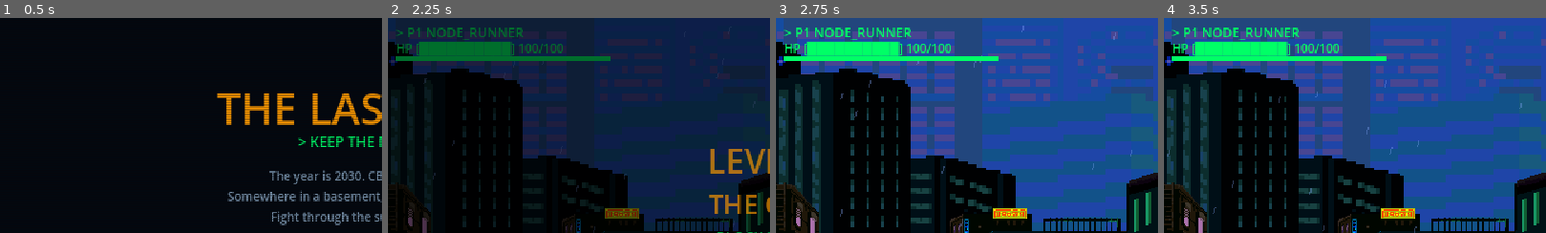
Above: before the commit, frames 1-4 (left to right).
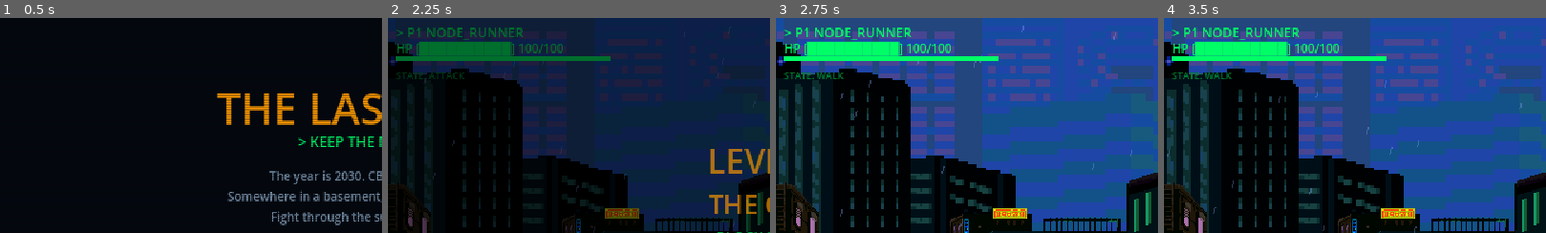
Above: after the commit, the same moments.

Repository: satsdisco/the-last-node-godot
Game: Godot game, scene res://scenes/ui/title_screen.tscn
Two runs of this game, one before a commit and one after it. Both use one fixed random seed, a clock stepped at 60 frames per second and the inputs below.
Inputs (mouse positions are % of the whole screen's width and height, from its top left):
- Up to frame 1 (0.5 s): no input
- Up to frame 2 (2.25 s): tap Enter at 0.5 s; move the mouse to (72, 45) at 0.52 s; hold D (move_right) 0.53-1.28 s; tap Z (attack) at 0.6, 1.55, 2.1 s; click (72, 45) at 0.67 s; tap C (jump) at 0.77, 1.52 s; tap V (grab) at 0.8, 1.35 s; move the mouse to (30, 55) at 1.27 s; hold S (move_down) 1.28-2.03 s; move the mouse to (60, 28) at 2.02 s; hold D (move_right) from 2.03 s (still down)
- Up to frame 3 (2.75 s): keep holding D (move_right); tap V (grab) at 2.3 s
- Up to frame 4 (3.5 s): move the mouse to (45, 70) at 2.77 s; release D (move_right) at 2.78 s; hold W (move_up) from 2.78 s (still down); tap V (grab) at 2.85 s; click (45, 70) at 2.92 s; tap C (jump) at 3.02 s; tap Z (attack) at 3.05 s
The pictures show only the part of the screen within x 0-50%, y 0-50%; the shares and areas given below are measured in that part.

Frame 1 is identical in both runs. In frame 2, 0.2% of the frame differs, in the area x 2-20%, y 25-29%; in frame 3, 0.3%, in the area x 2-18%, y 25-29%; in frame 4, 0.3%.

Commit message:
Add combo counter HUD, knockback dust, and combo popups
- Combo counter display in HUD shows hit count during combos
- Player state label shows current state machine state
- CombatJuice.combo_popup() shows big centered text at combo milestones
- CombatJuice.knockback_dust() spawns dust puffs on hit
- Enemy knockback now scales with damage (heavier hits = further knockback)
- Heavy hits (10+ dmg) spawn knockback dust particles

Co-Authored-By: Claude Opus 4.6 (1M context) <noreply@anthropic.com>

Diff:
--- a/scripts/combat_juice.gd
+++ b/scripts/combat_juice.gd
@@ -133,6 +133,46 @@
 	tween.parallel().tween_property(lbl, "modulate:a", 0.0, 0.8)
 	tween.tween_callback(lbl.queue_free)
 
+## Combo counter popup — big centered text that scales in
+static func combo_popup(parent: Node, pos: Vector2, count: int):
+	if count < 2:
+		return
+	var lbl = Label.new()
+	lbl.text = "%d HIT COMBO!" % count
+	lbl.global_position = pos - Vector2(50, 40)
+	lbl.add_theme_font_size_override("font_size", 18 if count < 5 else 22)
+	var color = Color(1, 0.6, 0) if count < 5 else Color(1, 0.2, 0.2)
+	lbl.add_theme_color_override("font_color", color)
+	lbl.horizontal_alignment = HORIZONTAL_ALIGNMENT_CENTER
+	lbl.size = Vector2(100, 30)
+	lbl.z_index = 400
+	lbl.scale = Vector2(1.5, 1.5)
+	lbl.pivot_offset = Vector2(50, 15)
+	parent.add_child(lbl)
+
+	var tween = lbl.create_tween()
+	tween.tween_property(lbl, "scale", Vector2.ONE, 0.15)
+	tween.parallel().tween_property(lbl, "global_position:y", pos.y - 60, 0.8)
+	tween.parallel().tween_property(lbl, "modulate:a", 0.0, 0.8)
+	tween.tween_callback(lbl.queue_free)
+
+## Knockback dust — small dust puffs when enemy is knocked back
+static func knockback_dust(parent: Node, pos: Vector2, direction: int):
+	for i in range(3):
+		var dust = ColorRect.new()
+		dust.color = Color(0.5, 0.45, 0.4, 0.5)
+		dust.size = Vector2(4, 3)
+		dust.global_position = pos + Vector2(-direction * i * 4, randf_range(-2, 2))
+		dust.z_index = int(pos.y) - 1
+		parent.add_child(dust)
+
+		var tween = dust.create_tween()
+		tween.tween_property(dust, "global_position:x",
+			dust.global_position.x - direction * randf_range(8, 16), 0.25)
+		tween.parallel().tween_property(dust, "modulate:a", 0.0, 0.25)
+		tween.parallel().tween_property(dust, "scale", Vector2(2, 2), 0.25)
+		tween.tween_callback(dust.queue_free)
+
 ## Enemy death burst
 static func death_burst(parent: Node, pos: Vector2, color: Color = Color(0.3, 0.4, 0.7)):
 	for i in range(8):
--- a/scripts/enemy.gd
+++ b/scripts/enemy.gd
@@ -150,7 +150,9 @@
 func take_hit(dmg: int, from_dir: int):
 	hp = max(0, hp - dmg)
 	stunned_until = Time.get_ticks_msec() / 1000.0 + 0.22
-	velocity = Vector2(from_dir * 360, 0)
+	# Knockback scales with damage — heavy hits send them flying
+	var knockback_force = min(from_dir * (200 + dmg * 8), from_dir * 500)
+	velocity = Vector2(knockback_force, 0)
 
 	# Flash white
 	for child in get_children():
@@ -160,6 +162,10 @@
 			get_tree().create_timer(0.07).timeout.connect(func():
 				if is_instance_valid(child): child.color = orig
 			)
+
+	# Knockback dust on heavy hits
+	if dmg >= 10:
+		CombatJuice.knockback_dust(get_parent(), global_position + Vector2(0, -2), from_dir)
 
 	SFX.hit(get_tree())
 	if hp <= 0:
--- a/scripts/player.gd
+++ b/scripts/player.gd
@@ -421,6 +421,11 @@
 		var intensity = 6.0 if combo_count >= combo_length else 3.0
 		CombatJuice.hitstop(get_tree(), 0.04 if combo_count < combo_length else 0.08)
 		CombatJuice.shake(get_viewport().get_camera_2d(), intensity, 0.12)
+		# Knockback dust at hit position
+		CombatJuice.knockback_dust(get_parent(), global_position + Vector2(facing * 20, 0), facing)
+		# Combo popup at milestone hits
+		if combo_count >= 3 and combo_count % 2 == 1:
+			CombatJuice.combo_popup(get_parent(), global_position + Vector2(0, -40), combo_count)
 
 	if combo_count >= combo_length:
 		combo_count = 0
--- a/scripts/test_arena.gd
+++ b/scripts/test_arena.gd
@@ -437,6 +437,27 @@
 	block_lbl.size = Vector2(140, 20)
 	hud.add_child(block_lbl)
 
+	# === CENTER: Combo counter (hidden when 0) ===
+	var combo_lbl = Label.new()
+	combo_lbl.name = "ComboLabel"
+	combo_lbl.text = ""
+	combo_lbl.position = Vector2(270, 140)
+	combo_lbl.add_theme_font_size_override("font_size", 20)
+	combo_lbl.add_theme_color_override("font_color", orange)
+	combo_lbl.horizontal_alignment = HORIZONTAL_ALIGNMENT_CENTER
+	combo_lbl.size = Vector2(100, 30)
+	combo_lbl.modulate.a = 0.0
+	hud.add_child(combo_lbl)
+
+	# State debug label (shows current player state)
+	var state_lbl = Label.new()
+	state_lbl.name = "StateLabel"
+	state_lbl.text = ""
+	state_lbl.position = Vector2(8, 42)
+	state_lbl.add_theme_font_size_override("font_size", 8)
+	state_lbl.add_theme_color_override("font_color", dim_green)
+	hud.add_child(state_lbl)
+
 	# === BOTTOM: Status line with blinking cursor ===
 	var status = Label.new()
 	status.name = "StatusLabel"
@@ -534,6 +555,27 @@
 	var block_lbl = hud.get_node_or_null("BlockLabel")
 	if block_lbl:
 		block_lbl.text = "BLOCK %s" % _format_number(_block_height)
+
+	# Combo counter display
+	var combo_lbl = hud.get_node_or_null("ComboLabel")
+	if combo_lbl and player:
+		if player.combo_count >= 2:
+			combo_lbl.text = "%d HIT" % player.combo_count
+			combo_lbl.modulate.a = 1.0
+			# Scale pulse on new hit
+			if combo_lbl.scale != Vector2.ONE:
+				combo_lbl.scale = Vector2.ONE
+		else:
+			# Fade out when combo drops
+			combo_lbl.modulate.a = max(0.0, combo_lbl.modulate.a - delta * 3.0)
+
+	# State debug label
+	var state_lbl = hud.get_node_or_null("StateLabel")
+	if state_lbl and player:
+		var state_names = ["IDLE", "WALK", "ATTACK", "HIT", "JUMP", "GRAB", "DOWN"]
+		var state_idx = player.state as int
+		if state_idx >= 0 and state_idx < state_names.size():
+			state_lbl.text = "STATE: %s" % state_names[state_idx]
 
 	# Blinking cursor on status line
 	_blink_timer += delta
